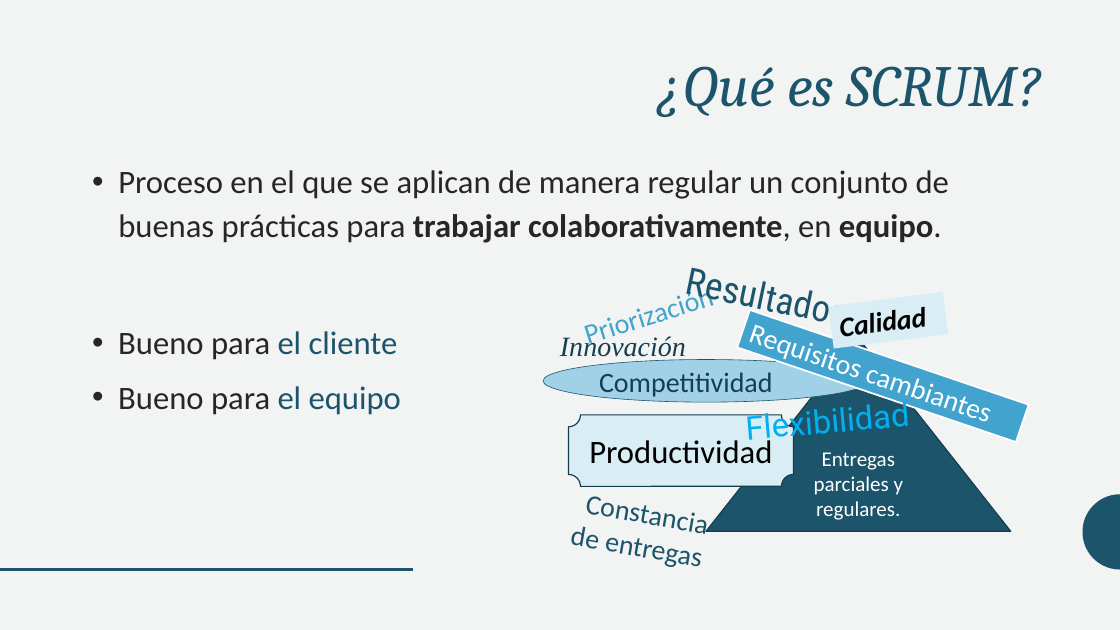
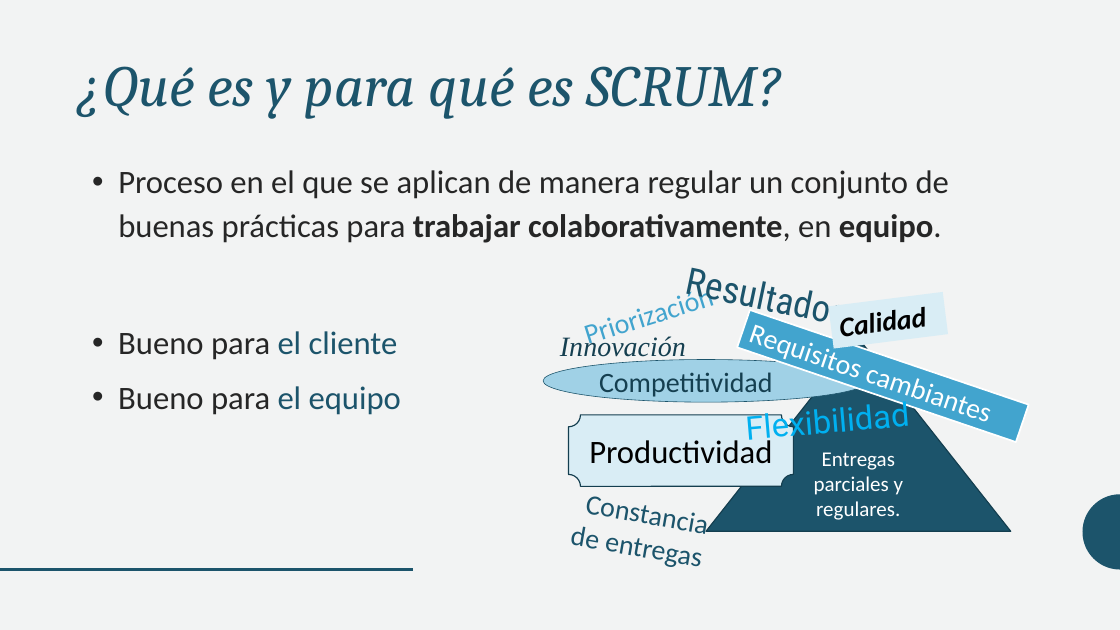
Before and after one commit to Sjgu1/administration, a slide deck: slide 3 of presentacion1.pptx. Drawn at 1120x630 pixels with LibreOffice and Linux fonts; fonts in the diff are those of the drawing. Boxes give left, top, right and bottom in pixels: in the first picture for what was removed or moved away, otherwise in the second. Text is boxed around its words. In the diff, an @@ line names an element or a change of style, - is before the commit and + after.

Commit message:
presentación: scrum, sin terminar

```diff
--- a/presentacion1.pptx
+++ b/presentacion1.pptx
@@ title at <box>78,66,781,119</box>: text changed @@
-¿Qué es SCRUM?
+¿Qué es y para qué es SCRUM?
```
Also in this commit, not shown: 1 other slide changed.
